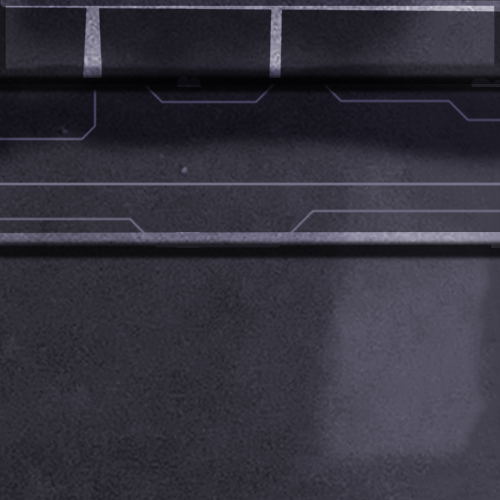
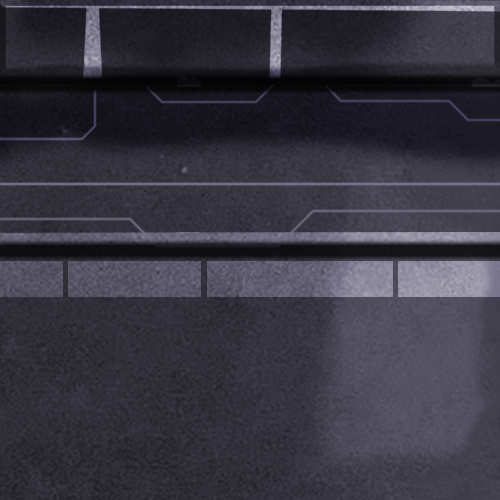
Before/after of a w=500, h=500 layered artwork. What changed in the layer stack:
painted on "Capa 3" over [0, 245, 500, 297]
